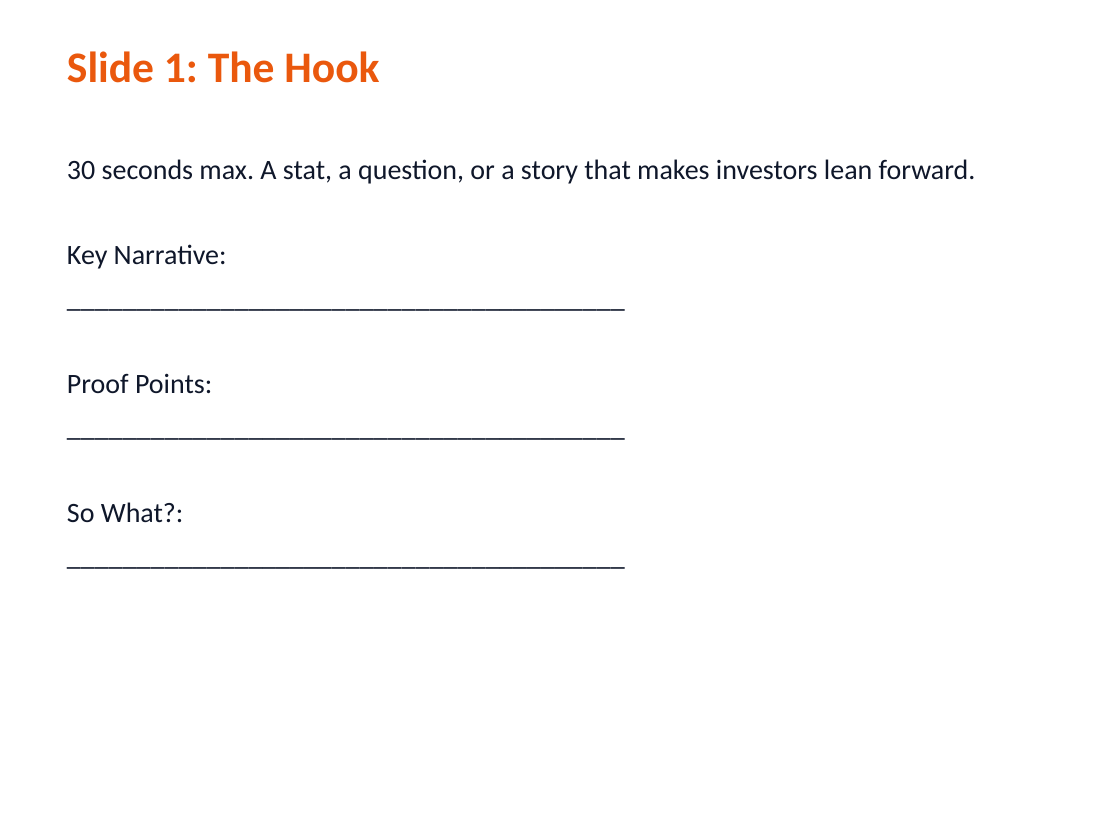
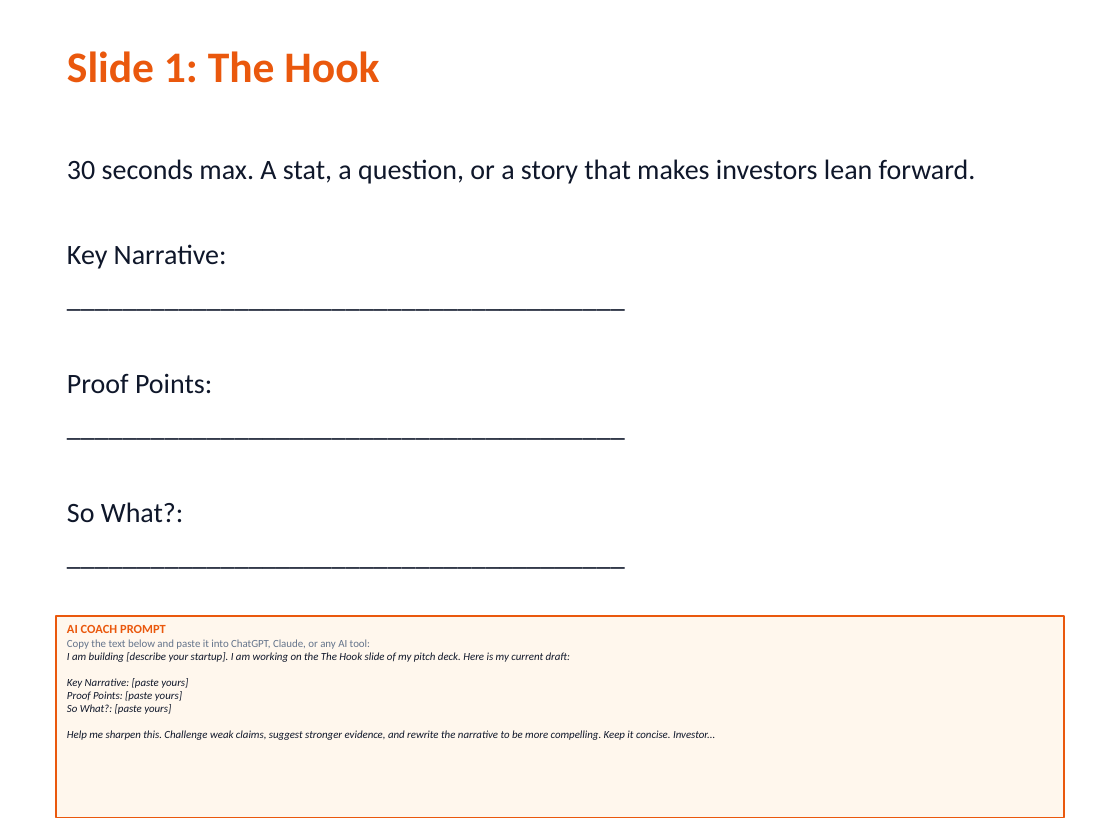
Before and after one commit to TheGinjaNinja/gnv-fundraising-workshop, a slide deck: slide 2 of low-tech/deck-building.pptx. Drawn at 1120x840 pixels with LibreOffice and Linux fonts; fonts in the diff are those of the drawing. Boxes give left, top, right and bottom in pixels: in the first picture for what was removed or moved away, otherwise in the second. Text is boxed around its words. In the diff, an @@ line names an element or a change of style, - is before the commit and + after.

```diff
--- a/low-tech/deck-building.pptx
+++ b/low-tech/deck-building.pptx
@@ rectangle added at (56,616,1064,818), fill #FFF7ED, outline #EA580D 1 pt, 7 pt, text #0F172A, italic @@
+AI COACH PROMPT
+Copy the text below and paste it into ChatGPT, Claude, or any AI tool:
+I am building [describe your startup]. I am working on the The Hook slide of my pitch deck. Here is my current draft:
+Key Narrative: [paste yours]
+Proof Points: [paste yours]
+So What?: [paste yours]
+Help me sharpen this. Challenge weak claims, suggest stronger evidence, and rewrite the narrative to be more compelling. Keep it concise. Investor...
```
Also in this commit, not shown: 11 other slides changed, 3 other files.
